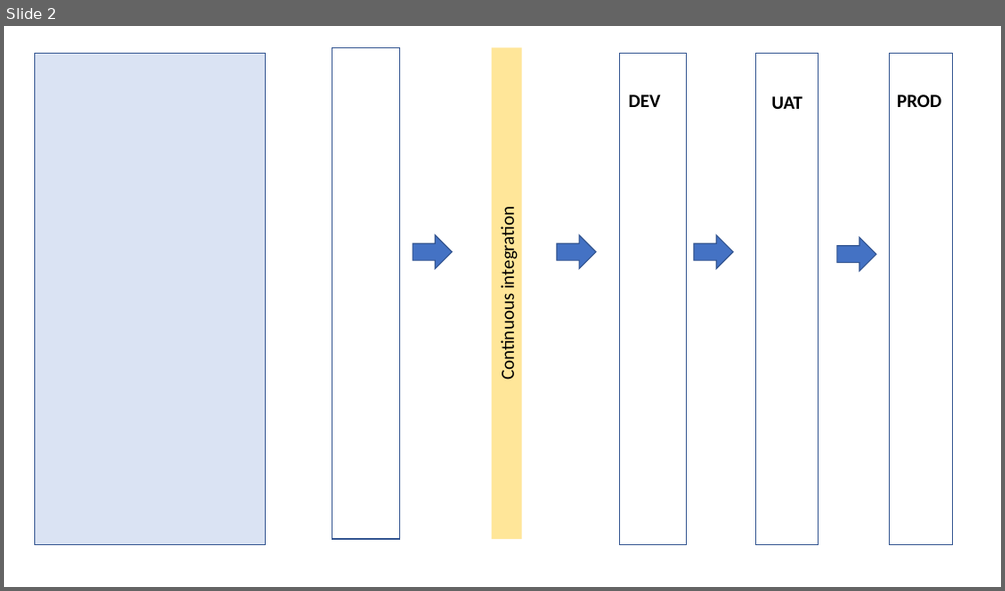
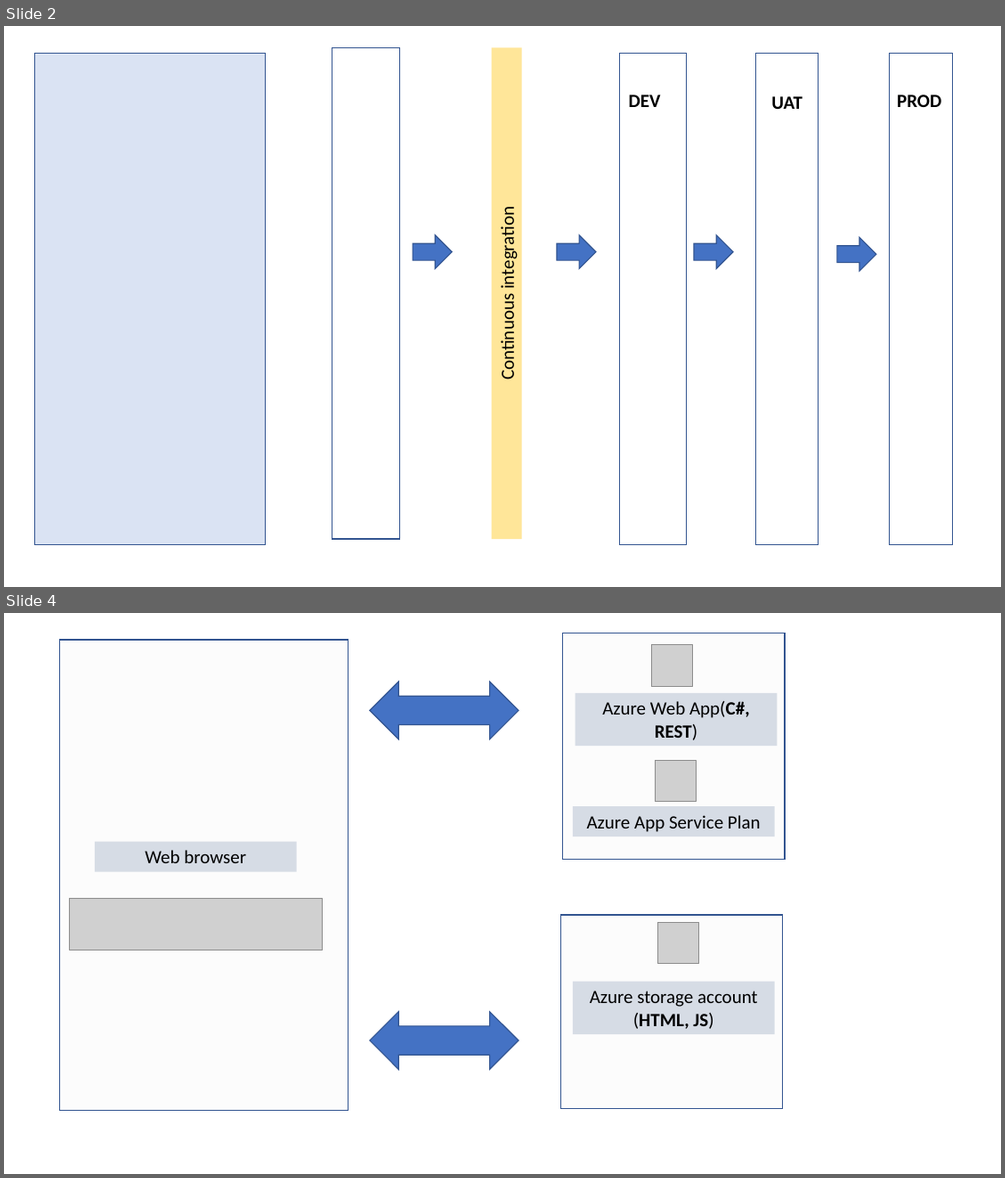
Before and after one commit to sdg002/AnyDotnetStuff, a slide deck: DemoWebAppWithCiCd/docs/cicd.pptx. Shown one above the other, each under a label of ours: slide 2 before the commit, slides 2 and 4 after it; the slides between them are not shown. The pictures are 1005x591 and 1005x1178 pixels, drawn with LibreOffice and Linux fonts; fonts in the diff are those of the drawing; grey boxes stand for pictures. Boxes give left, top, right and bottom in pixels: in the first picture for what was removed or moved away, otherwise in the second. Text is boxed around its words. In the diff, an @@ line names an element or a change of style, - is before the commit and + after.

```diff
--- a/DemoWebAppWithCiCd/docs/cicd.pptx
+++ b/DemoWebAppWithCiCd/docs/cicd.pptx
@@ slide 4 added at <box>4,613,1001,1174</box>, background #FFFFFF @@
@@ rectangle added at <box>563,633,785,859</box>, fill #F2F2F2 at 20% opacity, outline #325491 1 pt @@
@@ rectangle added at <box>59,640,348,1111</box>, fill #F2F2F2 at 20% opacity, outline #325491 1 pt @@
@@ picture added at <box>651,645,692,686</box> @@
@@ left right arrow added at <box>370,682,518,739</box>, fill #4472C4, outline #325491 1 pt @@
@@ rectangle added at <box>575,693,777,747</box>, fill #D6DCE5, 18 pt, text #000000 @@
+Azure Web App(C#, REST)
@@ picture added at <box>655,761,696,802</box> @@
@@ rectangle added at <box>573,807,774,836</box>, fill #D6DCE5, 18 pt, text #000000 @@
+Azure App Service Plan
@@ rectangle added at <box>95,842,297,872</box>, fill #D6DCE5, 18 pt, text #000000 @@
+Web browser
@@ picture added at <box>69,898,323,950</box> @@
@@ rectangle added at <box>560,915,783,1109</box>, fill #F2F2F2 at 20% opacity, outline #325491 1 pt @@
@@ picture added at <box>657,922,699,963</box> @@
@@ rectangle added at <box>573,981,774,1035</box>, fill #D6DCE5, 18 pt, text #000000 @@
+Azure storage account (HTML, JS)
@@ left right arrow added at <box>370,1012,518,1070</box>, fill #4472C4, outline #325491 1 pt @@
```
Also in this commit, not shown: 3 other files.
